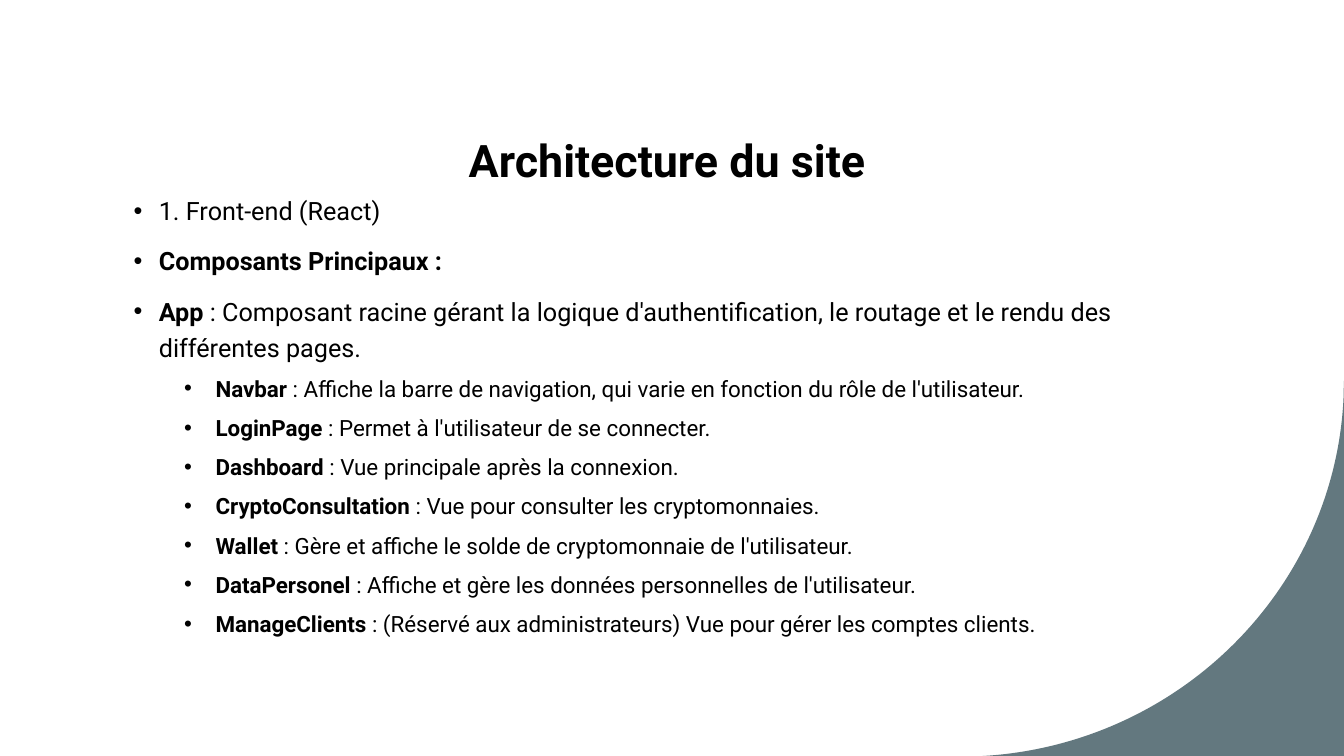
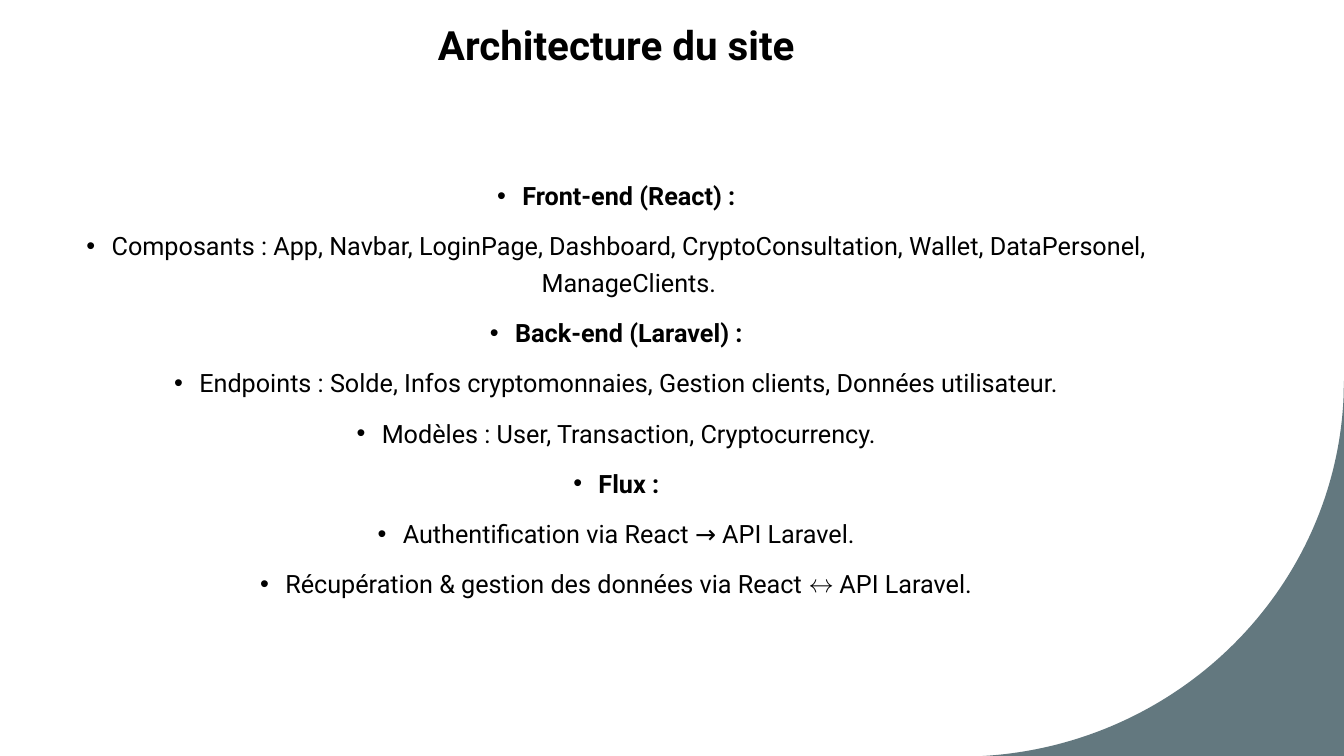
Before and after one commit to FlorentGATTI/projet-finale_bitchest, a slide deck: slide 7 of Bitchest_slides.pptx. Drawn at 1344x756 pixels with LibreOffice and Linux fonts; fonts in the diff are those of the drawing. Boxes give left, top, right and bottom in pixels: in the first picture for what was removed or moved away, otherwise in the second. Text is boxed around its words. In the diff, an @@ line names an element or a change of style, - is before the commit and + after.

Commit message:
Achat / Vente Cryptos

```diff
--- a/Bitchest_slides.pptx
+++ b/Bitchest_slides.pptx
@@ title "Architecture du site": place and size @@
-title "Architecture du site" at bbox=[469, 143, 865, 178]
+title "Architecture du site" at bbox=[438, 29, 795, 61]
@@ title "Architecture du site" at bbox=[438, 29, 795, 61]: size 32 to 28.8 pt @@
@@ text at bbox=[112, 185, 1145, 599]: text changed; size 16 to 18 pt @@
-• 1. Front-end (React)
-• Composants Principaux :
-• App : Composant racine gérant la logique d'authentification, le routage et le rendu des différentes pages.
-  • Navbar : Affiche la barre de navigation, qui varie en fonction du rôle de l'utilisateur.
-  • LoginPage : Permet à l'utilisateur de se connecter.
-  • Dashboard : Vue principale après la connexion.
-  • CryptoConsultation : Vue pour consulter les cryptomonnaies.
-  • Wallet : Gère et affiche le solde de cryptomonnaie de l'utilisateur.
-  • DataPersonel : Affiche et gère les données personnelles de l'utilisateur.
-  • ManageClients : (Réservé aux administrateurs) Vue pour gérer les comptes clients.
+• Front-end (React) :
+• Composants : App, Navbar, LoginPage, Dashboard, CryptoConsultation, Wallet, DataPersonel, ManageClients.
+• Back-end (Laravel) :
+• Endpoints : Solde, Infos cryptomonnaies, Gestion clients, Données utilisateur.
+• Modèles : User, Transaction, Cryptocurrency.
+• Flux :
+• Authentification via React → API Laravel.
+• Récupération & gestion des données via React ↔ API Laravel.
```
Also in this commit, not shown: 5 other slides changed, 2 slides added, 2 slides removed, 9 other files.
